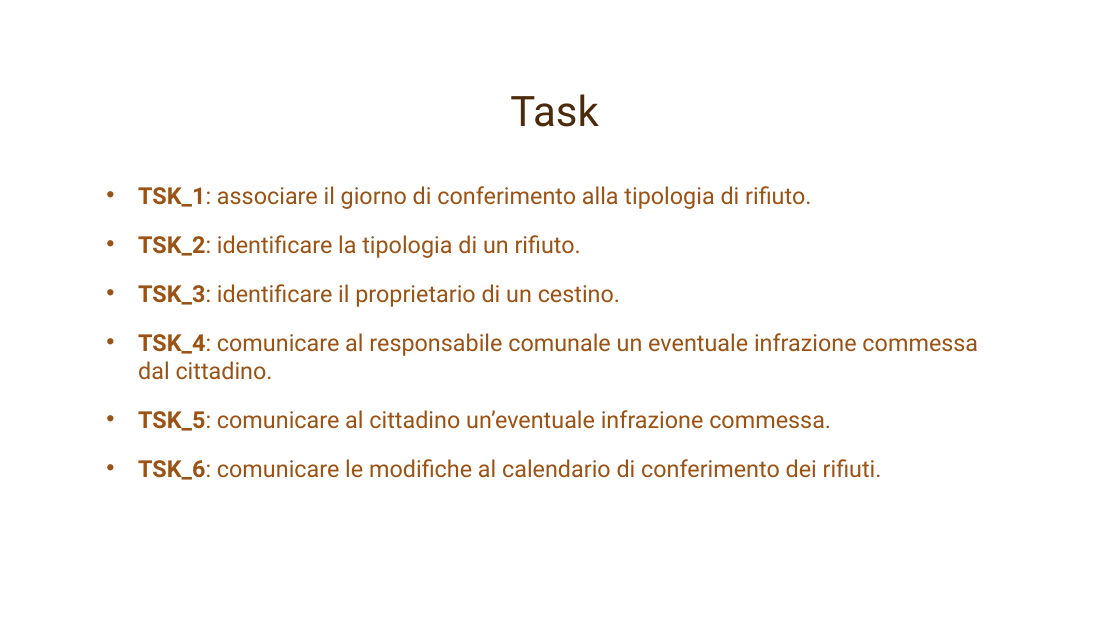
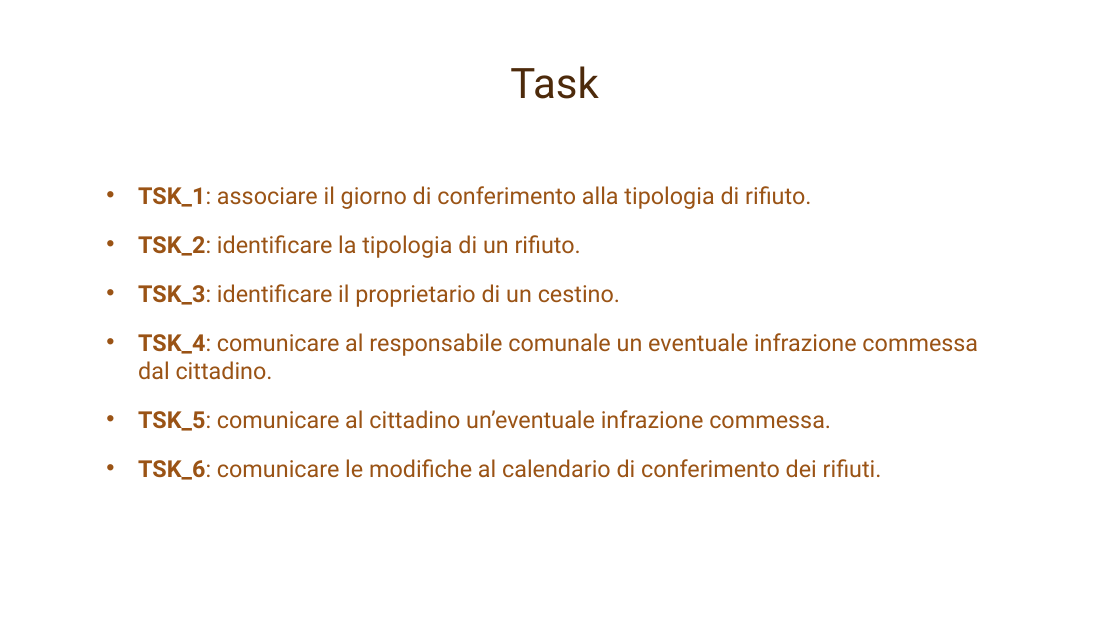
Before and after one commit to mcastellaneta/Recyclapp, a slide deck: slide 9 of Presentazione IUM/RecyclApp.pptx. Drawn at 1120x630 pixels with LibreOffice and Linux fonts; fonts in the diff are those of the drawing; background and template pictures are left out. Boxes give left, top, right and bottom in pixels: in the first picture for what was removed or moved away, otherwise in the second. Text is boxed around its words. In the diff, an @@ line names an element or a change of style, - is before the commit and + after.

```diff
--- a/Presentazione IUM/RecyclApp.pptx
+++ b/Presentazione IUM/RecyclApp.pptx
@@ title "Task": place and size @@
-title "Task" at (510, 94, 598, 127)
+title "Task" at (510, 66, 598, 99)
```
Also in this commit, not shown: 23 other slides changed.
